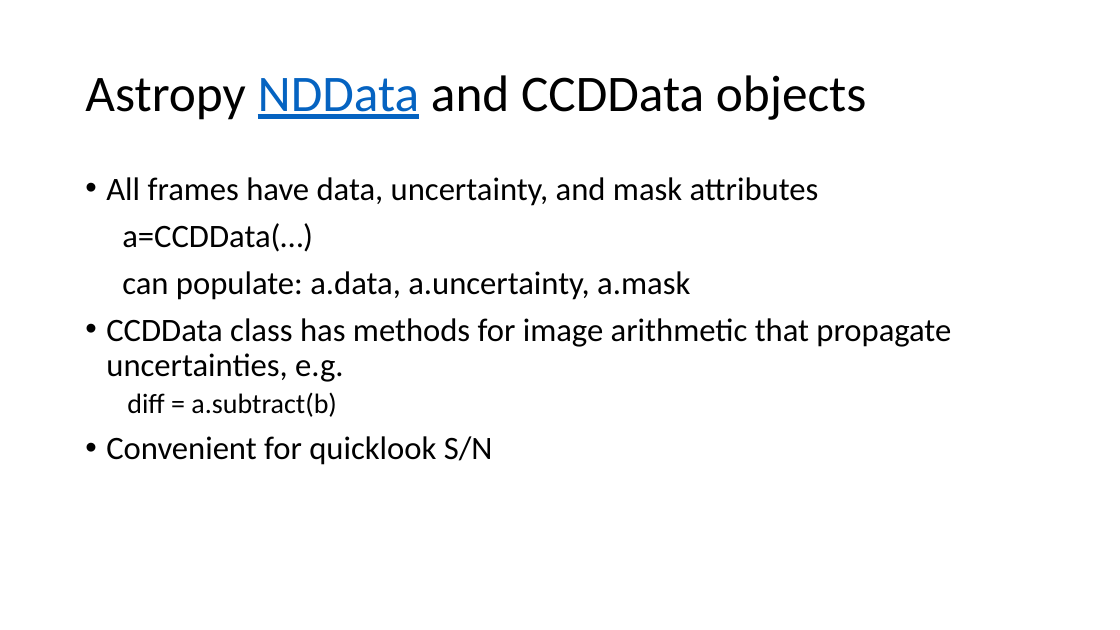
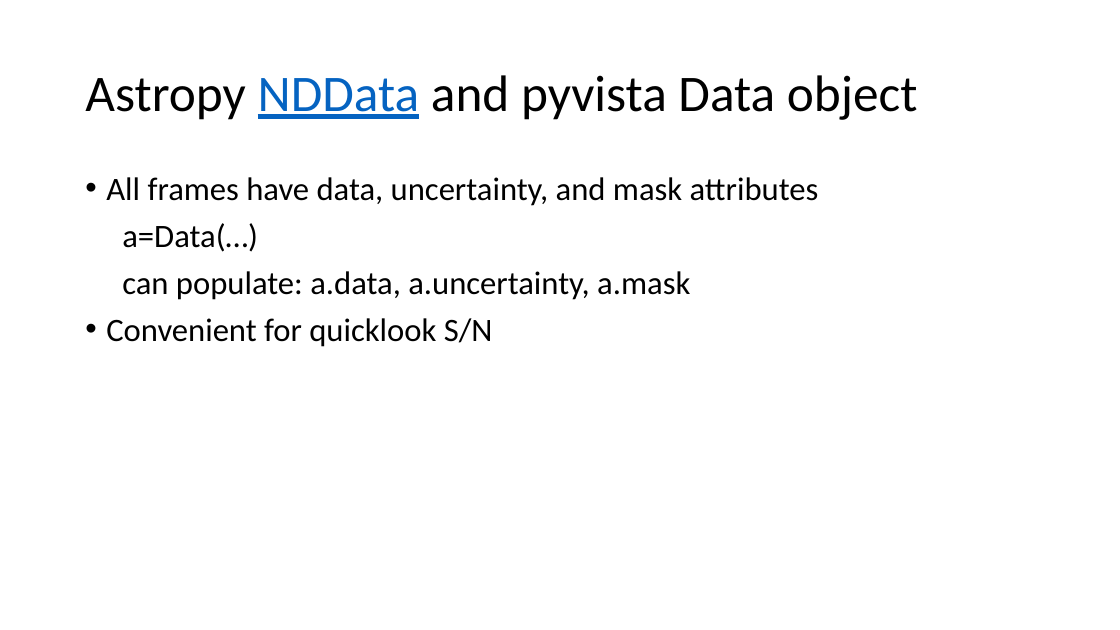
Before and after one commit to holtzmanjon/pyvista, a slide deck: slide 4 of doc/pyvista.pptx. Drawn at 1120x630 pixels with LibreOffice and Linux fonts; fonts in the diff are those of the drawing. Boxes give left, top, right and bottom in pixels: in the first picture for what was removed or moved away, otherwise in the second. Text is boxed around its words. In the diff, an @@ line names an element or a change of style, - is before the commit and + after.

```diff
--- a/doc/pyvista.pptx
+++ b/doc/pyvista.pptx
@@ title at [85,75,918,120]: text changed @@
-Astropy NDData and CCDData objects
+Astropy NDData and pyvista Data object
@@ text at [122,223,258,252]: text changed @@
-a=CCDData(…)
+a=Data(…)
@@ text at [106,318,951,417]: paragraphs removed @@
-• CCDData class has methods for image arithmetic that propagate uncertainties, e.g.
-  diff = a.subtract(b)
```
Also in this commit, not shown: 2 other files.
